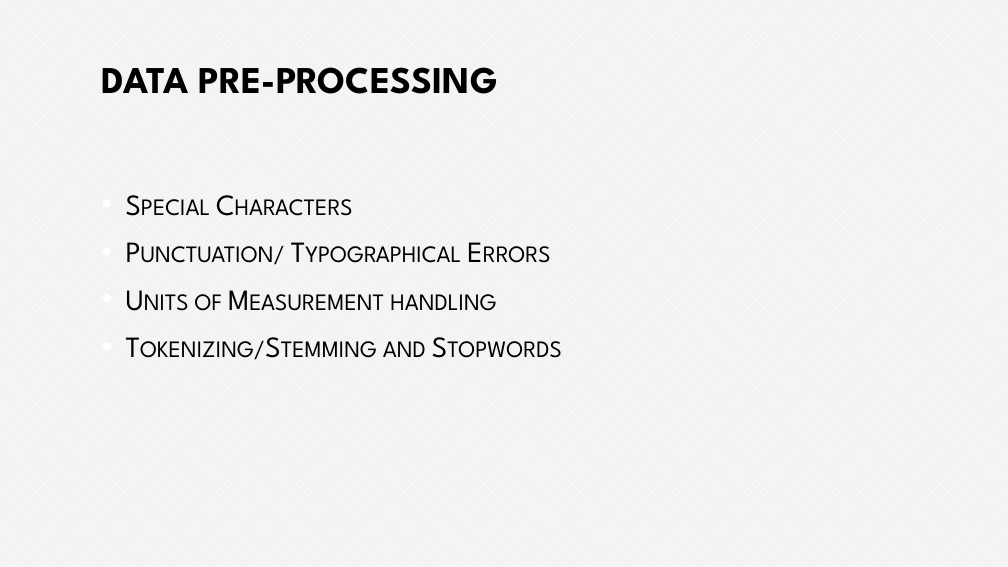
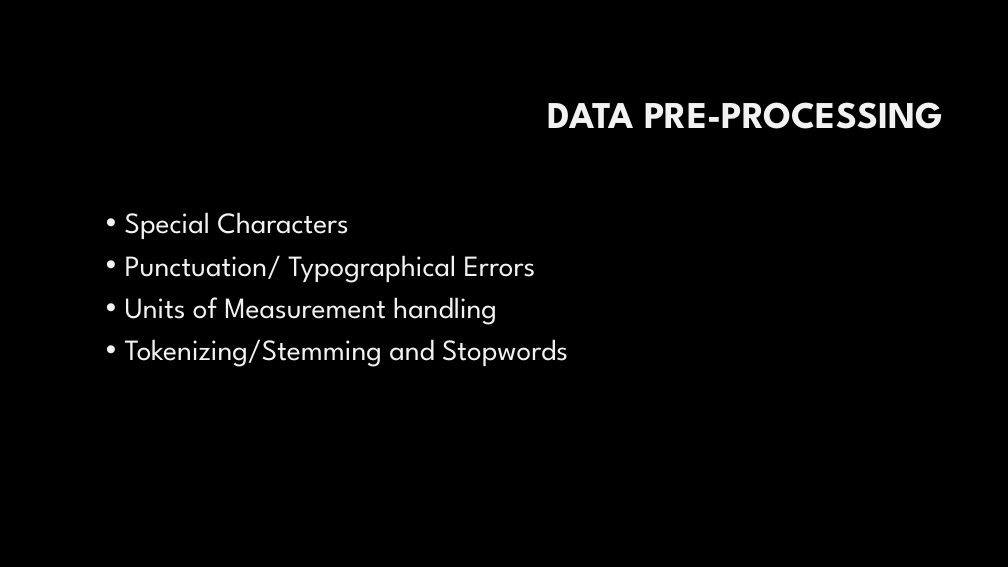
Before and after one commit to Iolaum/Phi1337, a slide deck: slide 5 of Presentation.pptx. Drawn at 1008x567 pixels with LibreOffice and Linux fonts; fonts in the diff are those of the drawing; background and template pictures are left out. Boxes give left, top, right and bottom in pixels: in the first picture for what was removed or moved away, otherwise in the second. Text is boxed around its words. In the diff, an @@ line names an element or a change of style, - is before the commit and + after.

```diff
--- a/Presentation.pptx
+++ b/Presentation.pptx
@@ background pattern #FFFFFF on #F2F2F2 to #000000 @@
@@ title "DATA PRE-PROCESSING": place and size @@
-title "DATA PRE-PROCESSING" at bbox=[102, 67, 497, 94]
+title "DATA PRE-PROCESSING" at bbox=[548, 102, 943, 129]
@@ title "DATA PRE-PROCESSING" at bbox=[548, 102, 943, 129]: text colour #000000 to #F2F2F2; alignment left to right; line spacing 1 to 0.9 @@
@@ text "Special Characters": place and size @@
-text "Special Characters" at bbox=[195, 294, 496, 357]
+text "Special Characters" at bbox=[125, 212, 568, 367]
@@ text "Special Characters" at bbox=[125, 212, 568, 367]: text colour #000000 to #F2F2F2, small capitals off; indent changed; line spacing 1 to 0.9; less space between paragraphs @@
```
Also in this commit, not shown: 9 other slides changed.
